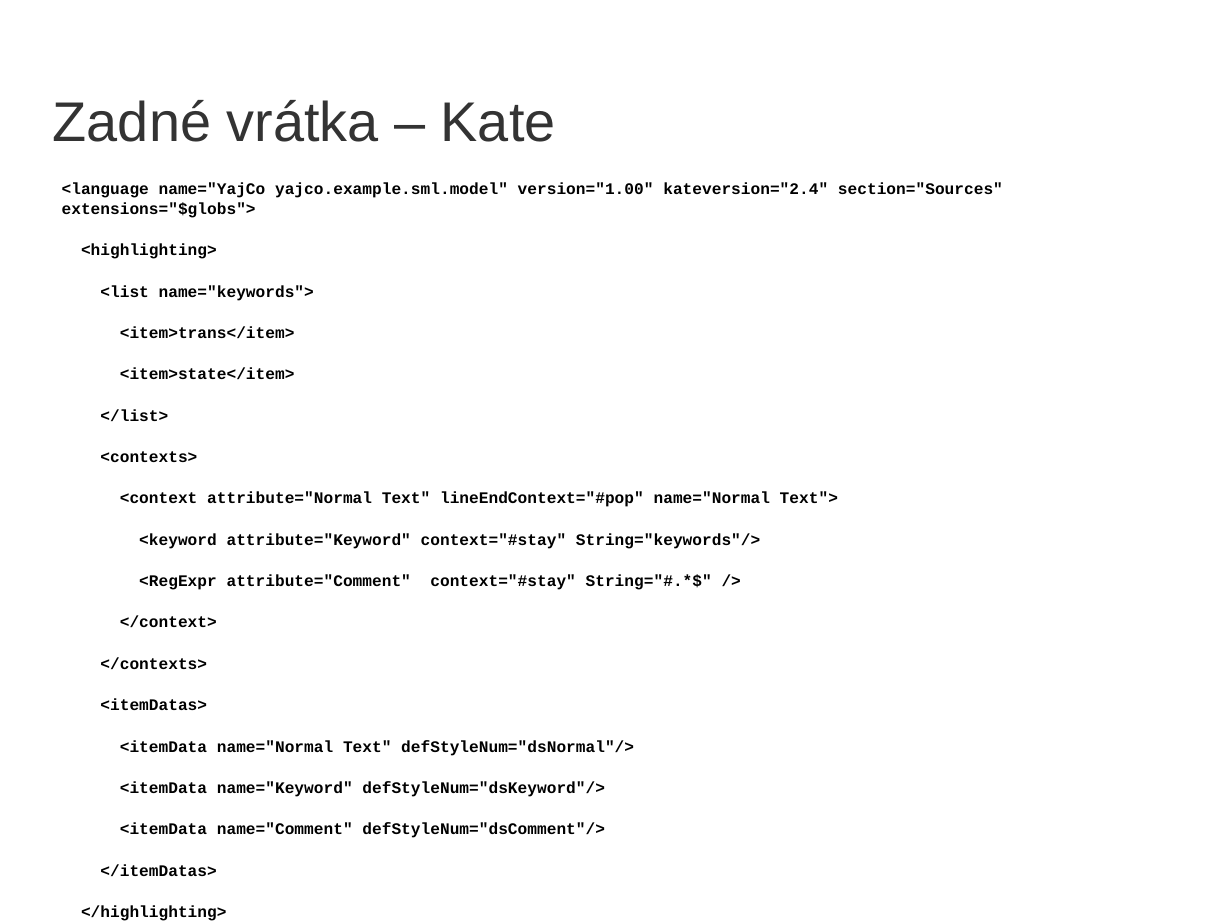
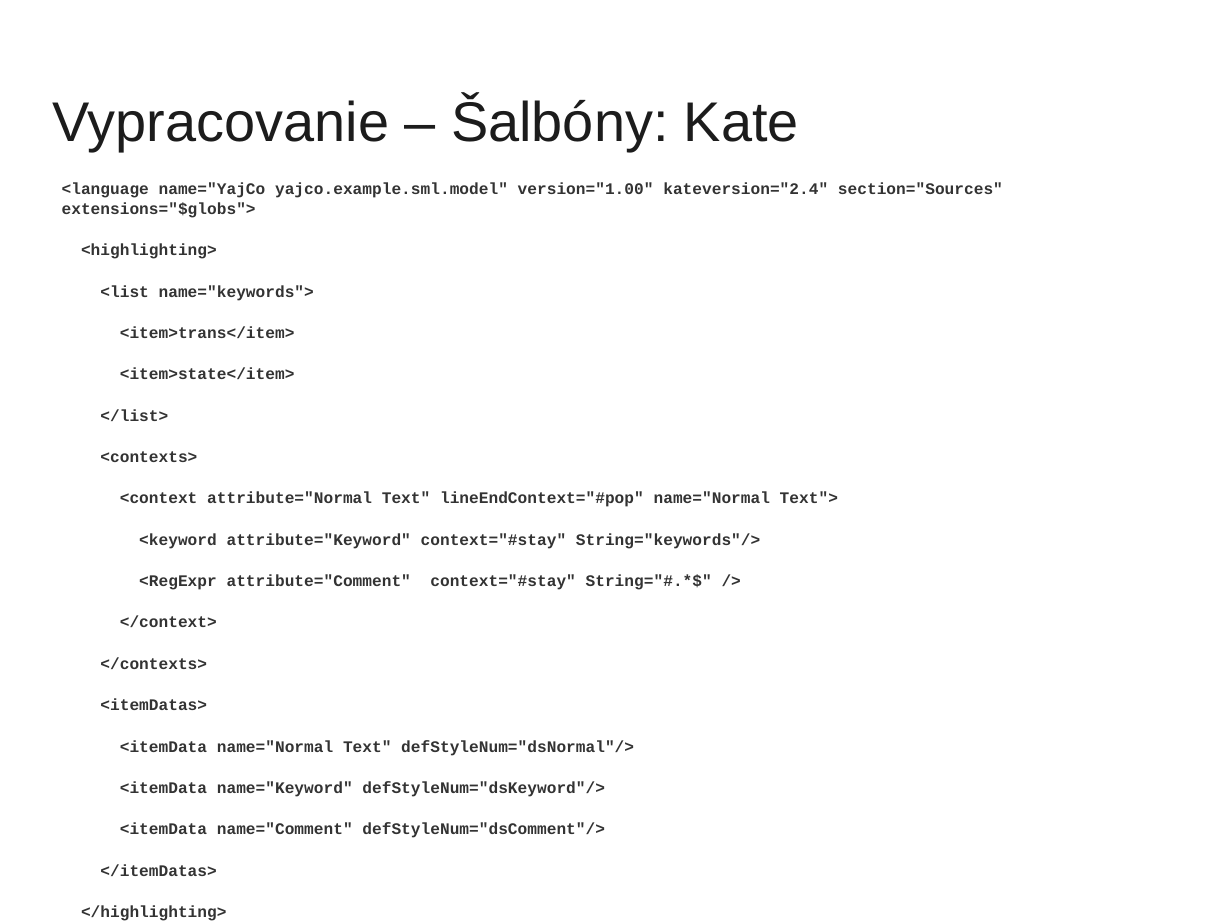
Before and after one commit to yin/syntaxer, a slide deck: slide 20 of obhajoba/bc2014-obhajoba15-prezentacia.odp (slide 38 before the commit). Drawn at 1232x924 pixels with LibreOffice and Linux fonts; fonts in the diff are those of the drawing; background and template pictures are left out. Boxes give left, top, right and bottom in pixels: in the first picture for what was removed or moved away, otherwise in the second. Text is boxed around its words. In the diff, an @@ line names an element or a change of style, - is before the commit and + after.

```diff
--- a/obhajoba/bc2014-obhajoba15-prezentacia.odp
+++ b/obhajoba/bc2014-obhajoba15-prezentacia.odp
@@ title at [53, 97, 799, 151]: text changed; text colour #333333 to #1C1C1C @@
-Zadné vrátka – Kate
+Vypracovanie – Šalbóny: Kate
@@ text "<language name="YajCo yajco.example.sml.model" version="1.00 ..." at [62, 183, 1003, 838]: text colour #000000 to #333333 @@
```
Also in this commit, not shown: 14 other slides changed, 11 slides added, 22 slides removed, 2 other files.
